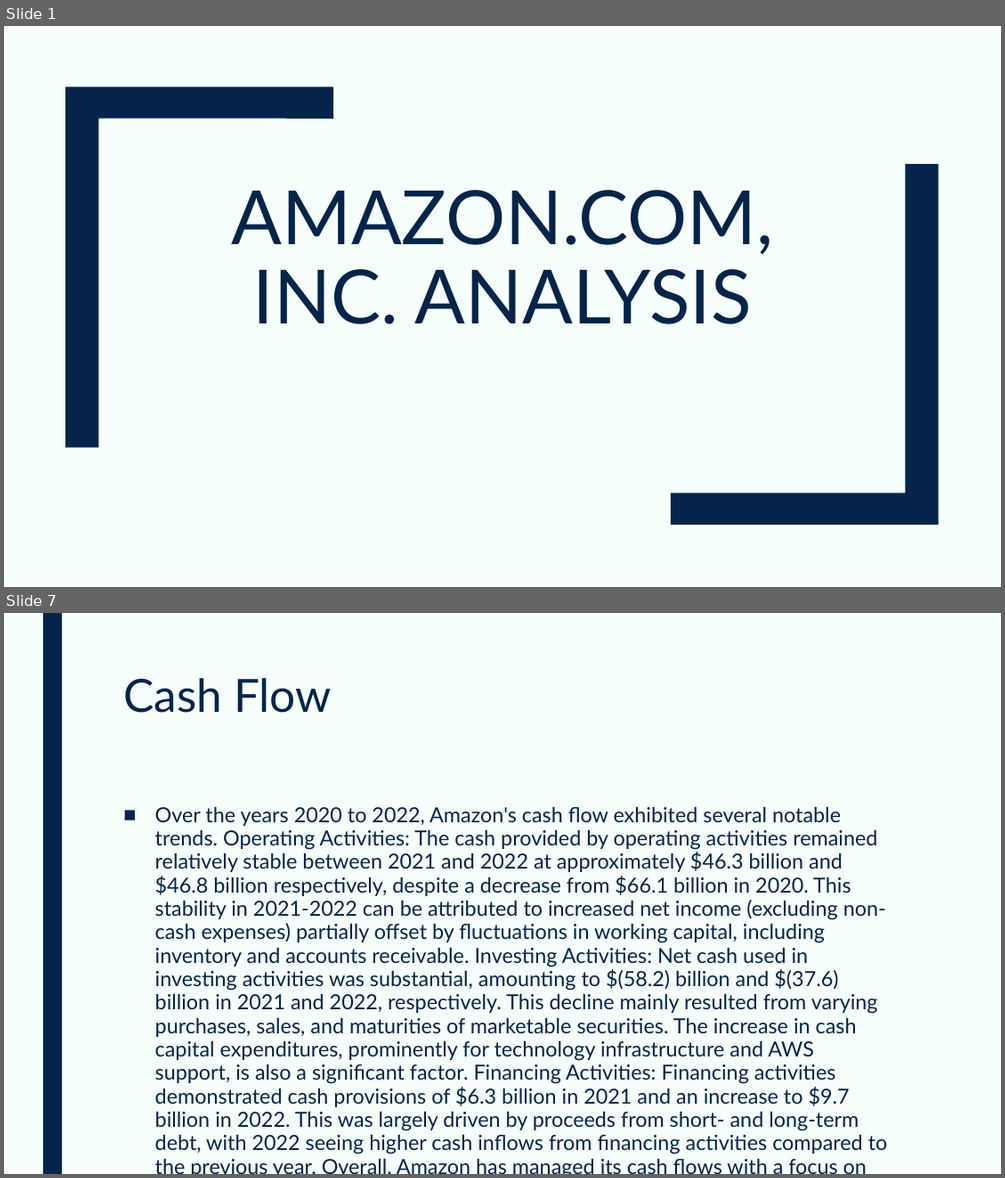
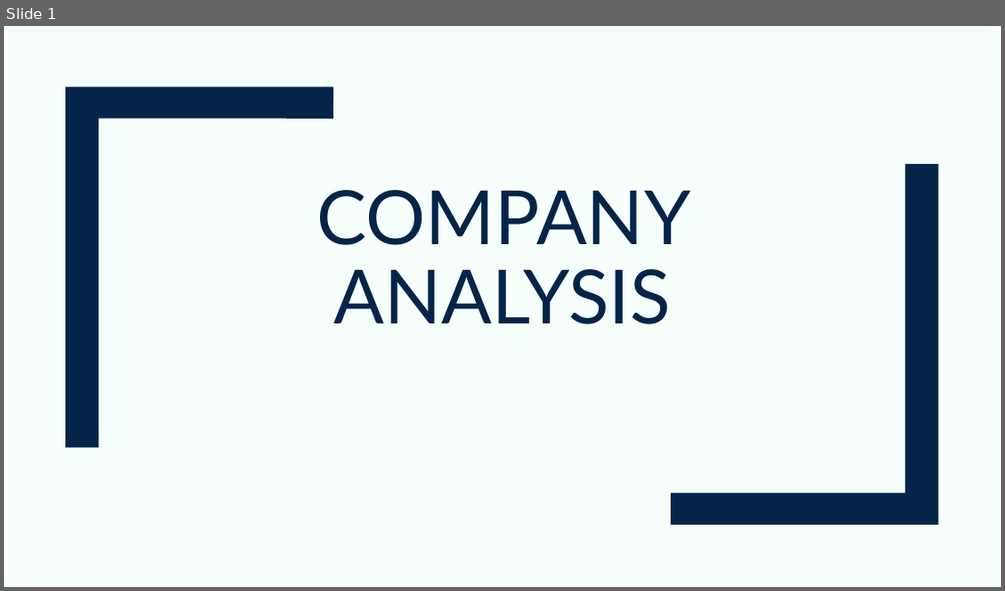
Before and after one commit to devangovind/AMUCLDISS, a slide deck: fastapi-backend/app/pres/output.pptx. Shown one above the other, each under a label of ours: slides 1 and 7 before the commit, slide 1 after it; the slides between them are not shown. The pictures are 1005x1178 and 1005x591 pixels, drawn with LibreOffice and Linux fonts; fonts in the diff are those of the drawing. Boxes give left, top, right and bottom in pixels: in the first picture for what was removed or moved away, otherwise in the second. Text is boxed around its words. In the diff, an @@ line names an element or a change of style, - is before the commit and + after.

```diff
--- a/fastapi-backend/app/pres/output.pptx
+++ b/fastapi-backend/app/pres/output.pptx
@@ slide 7 removed at (4, 613, 1001, 1174), background #F6FFFB @@
@@ rectangle removed at (43, 613, 62, 1174) @@
@@ title removed at (123, 678, 332, 713) @@
-Cash Flow
@@ text removed at (155, 806, 888, 1154) @@
-■ Over the years 2020 to 2022, Amazon's cash flow exhibited several notable trends. Operating Activities: The cash provided by operating activities remained relatively stable between 2021 and 2022 at approximately $46.3 billion and $46.8 billion respectively, despite a decrease from $66.1 billion in 2020. This stability in 2021-2022 can be attributed to increased net income (excluding non-cash expenses) partially offset by fluctuations in working capital, including inventory and accounts receivable. Investing Activities: Net cash used in investing activities was substantial, amounting to $(58.2) billion and $(37.6) billion in 2021 and 2022, respectively. This decline mainly resulted from varying purchases, sales, and maturities of marketable securities. The increase in cash capital expenditures, prominently for technology infrastructure and AWS support, is also a significant factor. Financing Activities: Financing activities demonstrated cash provisions of $6.3 billion in 2021 and an increase to $9.7 billion in 2022. This was largely driven by proceeds from short- and long-term debt, with 2022 seeing higher cash inflows from financing activities compared to the previous year. Overall, Amazon has managed its cash flows with a focus on sustaining operating cash flow while significantly investing in technology and infrastructure, supporting the long-term growth strategy.
@@ slide 1 changed as well @@
@@ title at (317, 190, 691, 324): text changed @@
-AMAZON.COM, INC. ANALYSIS
+COMPANY ANALYSIS
```
Also in this commit, not shown: 1 other slide changed, 6 other slides removed, 15 other files.
